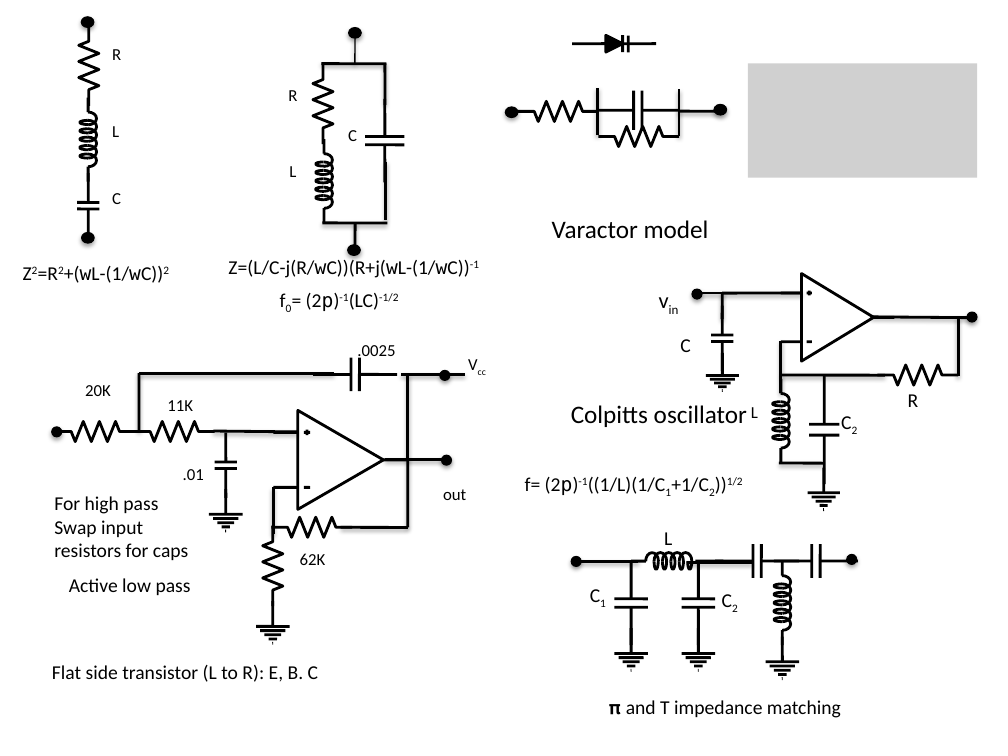
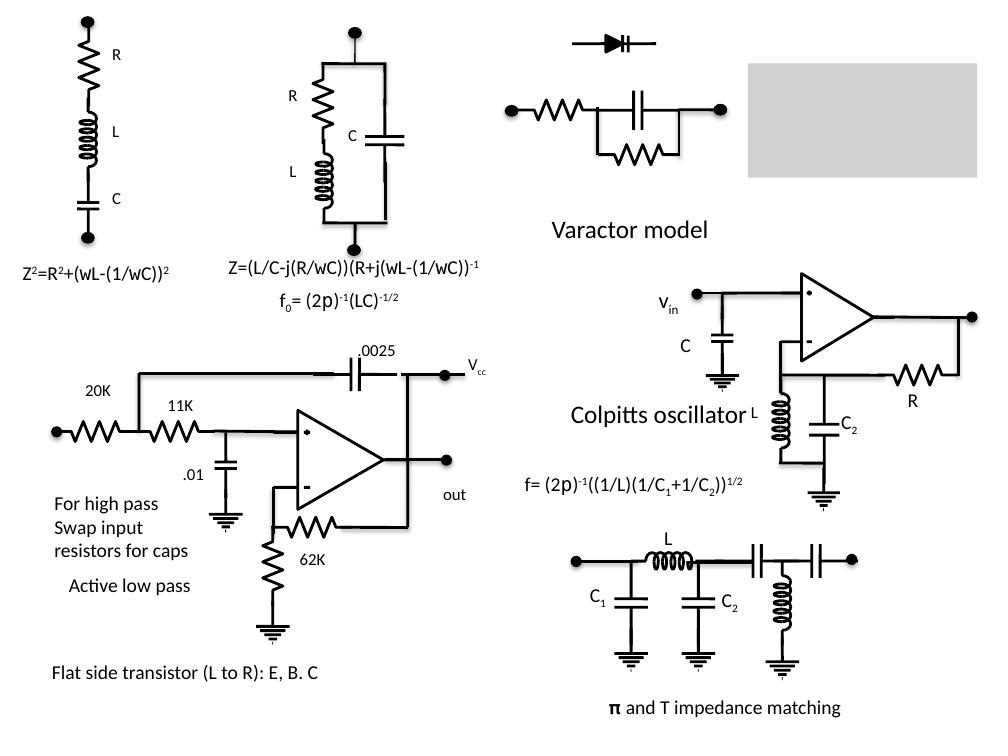
Before and after one commit to jlmucb/class_notes, a slide deck: slide 1 of science/circuit5.pptx. Drawn at 1008x756 pixels with LibreOffice and Linux fonts; fonts in the diff are those of the drawing; grey boxes stand for pictures. Boxes give left, top, right and bottom in pixels: in the first picture for what was removed or moved away, otherwise in the second. Text is boxed around its words. In the diff, an @@ line names an element or a change of style, - is before the commit and + after.

```diff
--- a/science/circuit5.pptx
+++ b/science/circuit5.pptx
@@ freeform shape at <box>518,100,599,120</box>: outline redrawn @@
@@ 2 lines, 1 freeform shape: place and size @@
-2 lines, 1 freeform shape at <box>598,88,679,146</box>
+2 lines, 1 freeform shape at <box>598,108,679,164</box>
```
Also in this commit, not shown: 2 other files.
